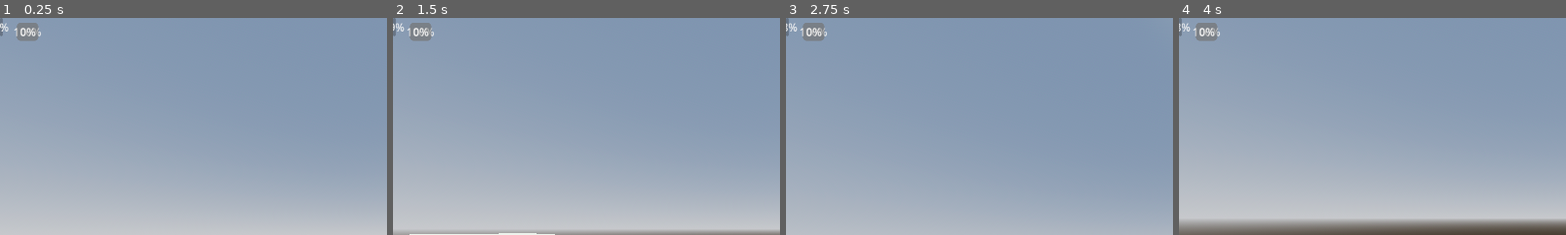
Above: before the commit, frames 1-4 (left to right).
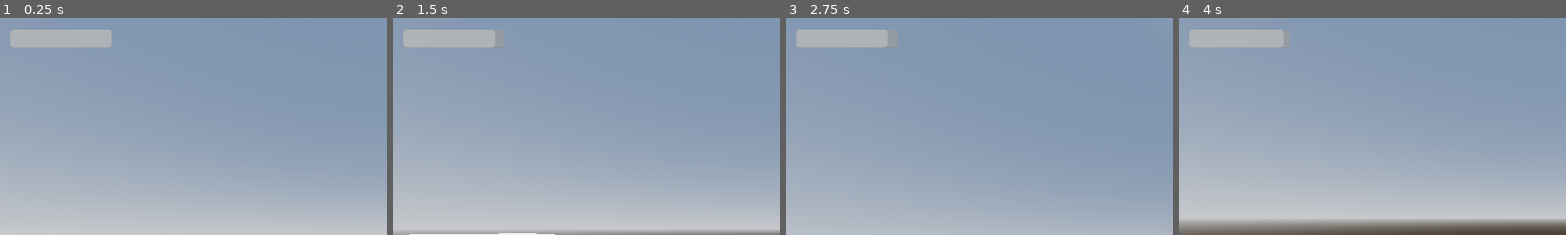
Above: after the commit, the same moments.

Repository: lungcollapser/record
Game: Godot game, scene res://scenes/world.tscn
The game is run twice, just before and just after one commit, with the same random seed, the same clock (stepped at 60 frames per second) and the same inputs.
Inputs (mouse positions are % of the whole screen's width and height, from its top left):
- Up to frame 1 (0.25 s): no input
- Up to frame 2 (1.5 s): tap Enter (ui_accept) at 0.5, 0.77 s; move the mouse to (55, 50) at 0.52 s; hold Shift (sprint) 0.53-1.28 s; hold W (forward) from 0.53 s (still down); move the mouse to (45, 50) at 1.27 s; tap Ctrl (crouch) at 1.35 s
- Up to frame 3 (2.75 s): keep holding W (forward); tap Enter (ui_accept) at 1.52 s; tap Shift (sprint) at 1.55 s; move the mouse to (52, 48) at 2.02 s; hold Shift (sprint) from 2.03 s (still down); tap R (grind) at 2.1 s
- Up to frame 4 (4 s): keep holding W (forward); tap Enter (ui_accept) at 2.75, 3.02, 3.5, 3.77 s; move the mouse to (49, 52) at 2.77 s; release Shift (sprint) at 2.78 s; tap E (interact) at 2.85 s; tap Shift (sprint) at 3.05 s; move the mouse to (57, 51) at 3.52 s; hold Shift (sprint) from 3.53 s (still down)
The pictures show only the part of the screen within x 0-50%, y 0-50%; the shares and areas given below are measured in that part.

The runs differ from the first frame. In frame 1, 2.3% of the frame differs, in the area x 0-29%, y 0-14%; in frame 2, 2.1%; in frame 3, 2.1%; in frame 4, 2.1%.

Commit message:
kid deserves better

Diff:
--- a/project.godot
+++ b/project.godot
@@ -17,7 +17,7 @@
 
 [autoload]
 
-StaminaBar="*res://scripts/stamina_bar.gd"
+PlayerUi="*res://scenes/player_ui.tscn"
 
 [input]
 
--- a/scenes/player_ui.tscn
+++ b/scenes/player_ui.tscn
@@ -1,29 +1,16 @@
-[gd_scene load_steps=2 format=3 uid="uid://cmdngdxi7vls"]
+[gd_scene format=3 uid="uid://cmdngdxi7vls"]
 
-[ext_resource type="Script" path="res://scripts/player_ui.gd" id="1_4vf7y"]
-
-[node name="PlayerUI" type="Container"]
+[node name="StaminaBar" type="ProgressBar"]
+clip_contents = true
 anchors_preset = 15
 anchor_right = 1.0
 anchor_bottom = 1.0
-offset_left = 25.0
-offset_top = 7.0
-offset_right = 25.0
-offset_bottom = 7.0
+offset_left = 15.0
+offset_top = 17.0
+offset_right = -985.0
+offset_bottom = -604.0
 grow_horizontal = 2
 grow_vertical = 2
 mouse_filter = 2
-script = ExtResource("1_4vf7y")
-
-[node name="MarginContainer" type="MarginContainer" parent="."]
-custom_minimum_size = Vector2(32, 32)
-layout_mode = 2
-size_flags_horizontal = 3
-size_flags_vertical = 3
-
-[node name="StaminaBar" type="ProgressBar" parent="MarginContainer"]
-layout_mode = 2
 value = 100.0
-
-[node name="BloodBar" type="ProgressBar" parent="MarginContainer"]
-layout_mode = 2
+show_percentage = false
--- a/scenes/world.tscn
+++ b/scenes/world.tscn
@@ -27,6 +27,10 @@
 points = PackedVector3Array(0.192139, 0.312463, 0.0478066, -0.265009, 0.0920659, 0.0479925, -0.235959, 0.0786619, -0.00 …(937 unchanged characters)…
 
 [node name="world" type="Node3D"]
+
+[node name="CanvasLayer" type="CanvasLayer" parent="."]
+
+[node name="StaminaBar" parent="CanvasLayer" instance=ExtResource("3_d8ha6")]
 
 [node name="WorldEnvironment" type="WorldEnvironment" parent="."]
 environment = SubResource("Environment_xmfbt")
@@ -74,10 +78,6 @@
 
 [node name="Player" parent="." instance=ExtResource("2_2w5k3")]
 transform = Transform3D(1, 0, 0, 0, 1, 0, 0, 0, 1, -6.49026, 5.27431, -2.78703)
-
-[node name="CanvasLayer" type="CanvasLayer" parent="."]
-
-[node name="PlayerUI" parent="CanvasLayer" instance=ExtResource("3_d8ha6")]
 
 [node name="blackgarbagebody" type="RigidBody3D" parent="."]
 transform = Transform3D(1, 0, 0, 0, -1, 8.74228e-08, 0, -8.74228e-08, -1, 2.47302, 1.71268, 0)
--- a/scripts/human_recepticle.gd
+++ b/scripts/human_recepticle.gd
@@ -1,5 +1,5 @@
 extends RigidBody3D
 
-func _on_body_shape_entered(body_rid: RID, body: Node, body_shape_index: int, local_shape_index: int):
+func _on_body_shape_entered(_body_rid: RID, body: Node, _body_shape_index: int, _local_shape_index: int):
 	if body.is_in_group("Bussin"):
 		body.queue_free()
--- a/scripts/playerbody.gd
+++ b/scripts/playerbody.gd
@@ -109,13 +109,13 @@
 
 	if Input.is_action_pressed("sprint") and endurance_check == true and input_dir and is_on_floor():
 		max_endurance -= 0.5
-		StaminaBar.value = max_endurance
-		print(max_endurance)
+		PlayerUi.value = max_endurance
 	if max_endurance < 100:
 		max_endurance += 0.05
-		print(max_endurance)
+		PlayerUi.value = max_endurance
 	if max_endurance < 100 and not input_dir:
 		max_endurance += 0.1
+		PlayerUi.value = max_endurance
 
 # Head Bob
 
